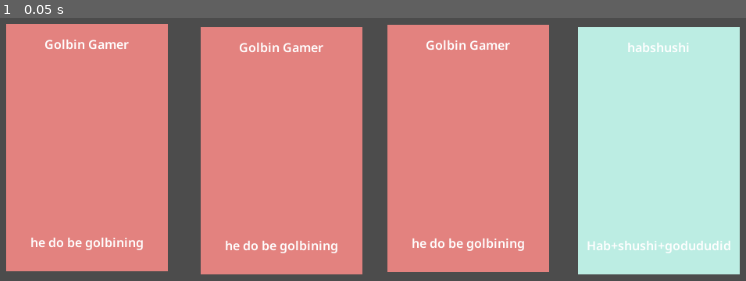
Above: before the commit, frame 1.
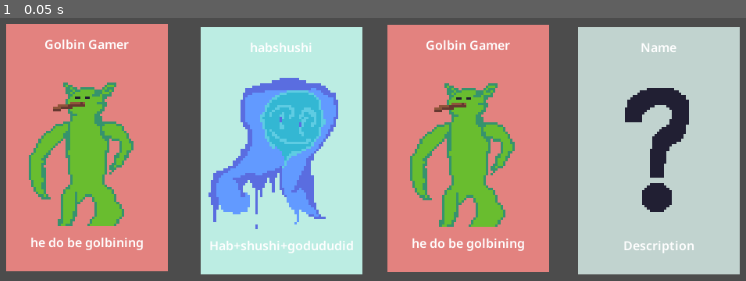
Above: after the commit, the same moment.

Repository: fkeyzuwu/Godot-Card-Game-Attempt
Game: Godot game, scene res://Main.tscn
Two runs of this game, one before a commit and one after it. Both use one fixed random seed, a clock stepped at 60 frames per second and the inputs below.
Inputs:
- Up to frame 1 (0.05 s): no input

The runs differ from the first frame. In frame 1, 49% of the frame differs, in the area x 3-100%, y 3-98%.

Commit message:
added some stuff

Diff:
--- a/Card.gd
+++ b/Card.gd
@@ -8,12 +8,13 @@
 
 onready var nameText: Label = $"%Name"
 onready var descriptionText: Label = $"%Description"
+onready var texture: TextureRect = $"%TextureRect"
 onready var background: ColorRect = $"%Background"
 
 func _ready() -> void:
 	card_name = data.name
 	card_description = data.description
-
+	texture.texture = data.sprite
 	nameText.text = card_name
 	descriptionText.text = card_description
 	background.color = data.backgroundColor
--- a/Card.tscn
+++ b/Card.tscn
@@ -43,3 +43,15 @@
 align = 1
 valign = 1
 autowrap = true
+
+[node name="TextureRect" type="TextureRect" parent="Control/Background"]
+unique_name_in_owner = true
+anchor_left = 0.5
+anchor_top = 0.5
+anchor_right = 0.5
+anchor_bottom = 0.5
+margin_left = -100.0
+margin_top = -100.0
+margin_right = 100.0
+margin_bottom = 100.0
+expand = true
--- a/CardData.gd
+++ b/CardData.gd
@@ -3,4 +3,5 @@
 
 export var name: String
 export var description: String
+export var sprite: Texture
 export var backgroundColor: Color = Color(0.741176, 0.933333, 0.894118)
--- a/Main.tscn
+++ b/Main.tscn
@@ -6,18 +6,21 @@
 
 [node name="Main" type="Node2D"]
 
-[node name="Card" parent="." instance=ExtResource( 1 )]
+[node name="HFlowContainer" type="HFlowContainer" parent="."]
+anchor_right = 1.0
+anchor_bottom = 1.0
+
+[node name="Card" parent="HFlowContainer" instance=ExtResource( 1 )]
 position = Vector2( 45, 250 )
 data = ExtResource( 2 )
 
-[node name="Card2" parent="." instance=ExtResource( 1 )]
+[node name="Card2" parent="HFlowContainer" instance=ExtResource( 1 )]
 position = Vector2( 777, 254 )
-data = ExtResource( 3 )
 
-[node name="Card3" parent="." instance=ExtResource( 1 )]
+[node name="Card3" parent="HFlowContainer" instance=ExtResource( 1 )]
 position = Vector2( 533, 251 )
 data = ExtResource( 2 )
 
-[node name="Card4" parent="." instance=ExtResource( 1 )]
+[node name="Card4" parent="HFlowContainer" instance=ExtResource( 1 )]
 position = Vector2( 294, 254 )
-data = ExtResource( 2 )
+data = ExtResource( 3 )
--- a/card_resources/default_card.tres
+++ b/card_resources/default_card.tres
@@ -1,9 +1,11 @@
-[gd_resource type="Resource" load_steps=2 format=2]
+[gd_resource type="Resource" load_steps=3 format=2]
 
 [ext_resource path="res://CardData.gd" type="Script" id=1]
+[ext_resource path="res://sprites/defaultcard.png" type="Texture" id=2]
 
 [resource]
 script = ExtResource( 1 )
 name = "Name"
 description = "Description"
-backgroundColor = Color( 0.741176, 0.933333, 0.894118, 1 )
+sprite = ExtResource( 2 )
+backgroundColor = Color( 0.760784, 0.831373, 0.815686, 1 )
--- a/card_resources/golbingamer.tres
+++ b/card_resources/golbingamer.tres
@@ -1,9 +1,11 @@
-[gd_resource type="Resource" load_steps=2 format=2]
+[gd_resource type="Resource" load_steps=3 format=2]
 
 [ext_resource path="res://CardData.gd" type="Script" id=1]
+[ext_resource path="res://sprites/goblingamer.png" type="Texture" id=2]
 
 [resource]
 script = ExtResource( 1 )
 name = "Golbin Gamer"
 description = "he do be golbining"
+sprite = ExtResource( 2 )
 backgroundColor = Color( 0.894118, 0.513726, 0.501961, 1 )
--- a/card_resources/habshushi.tres
+++ b/card_resources/habshushi.tres
@@ -1,9 +1,11 @@
-[gd_resource type="Resource" load_steps=2 format=2]
+[gd_resource type="Resource" load_steps=3 format=2]
 
 [ext_resource path="res://CardData.gd" type="Script" id=1]
+[ext_resource path="res://sprites/habshushi.png" type="Texture" id=2]
 
 [resource]
 script = ExtResource( 1 )
 name = "habshushi"
 description = "Hab+shushi+godududid"
+sprite = ExtResource( 2 )
 backgroundColor = Color( 0.741176, 0.933333, 0.894118, 1 )
Binary file added: sprites/defaultcard.png
Not shown, added: sprites/defaultcard.png.import
Binary file added: sprites/goblingamer.png
Not shown, added: sprites/goblingamer.png.import
Binary file added: sprites/habshushi.png
Not shown, added: sprites/habshushi.png.import
